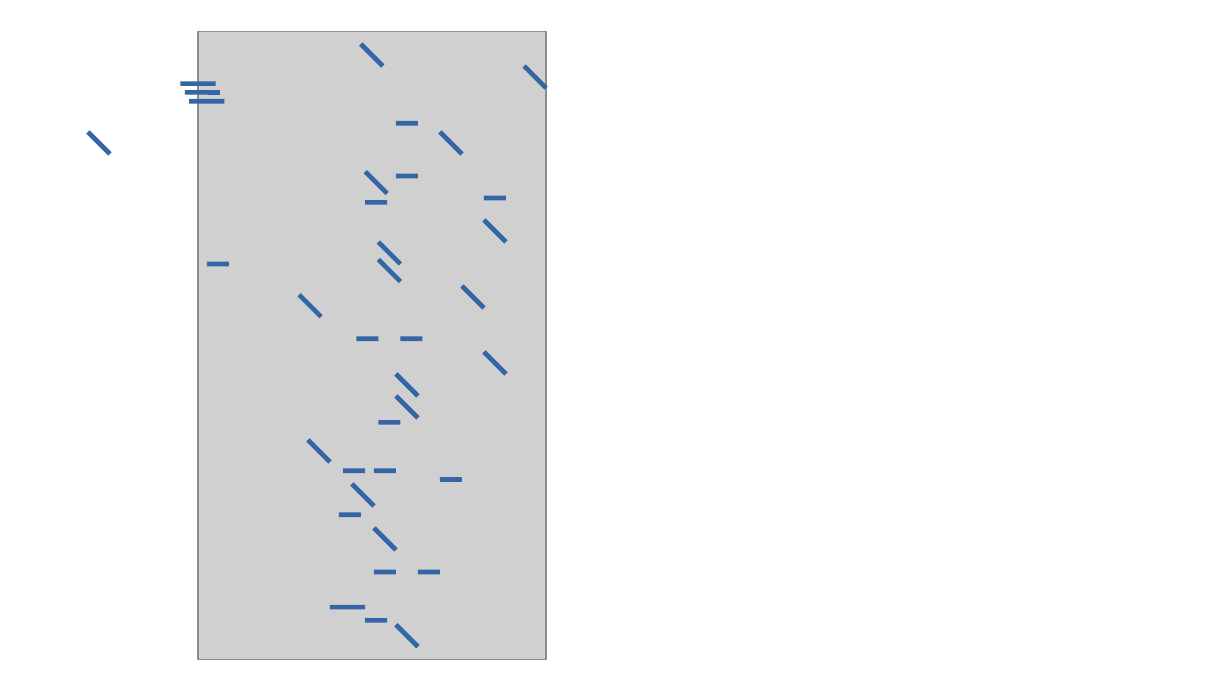
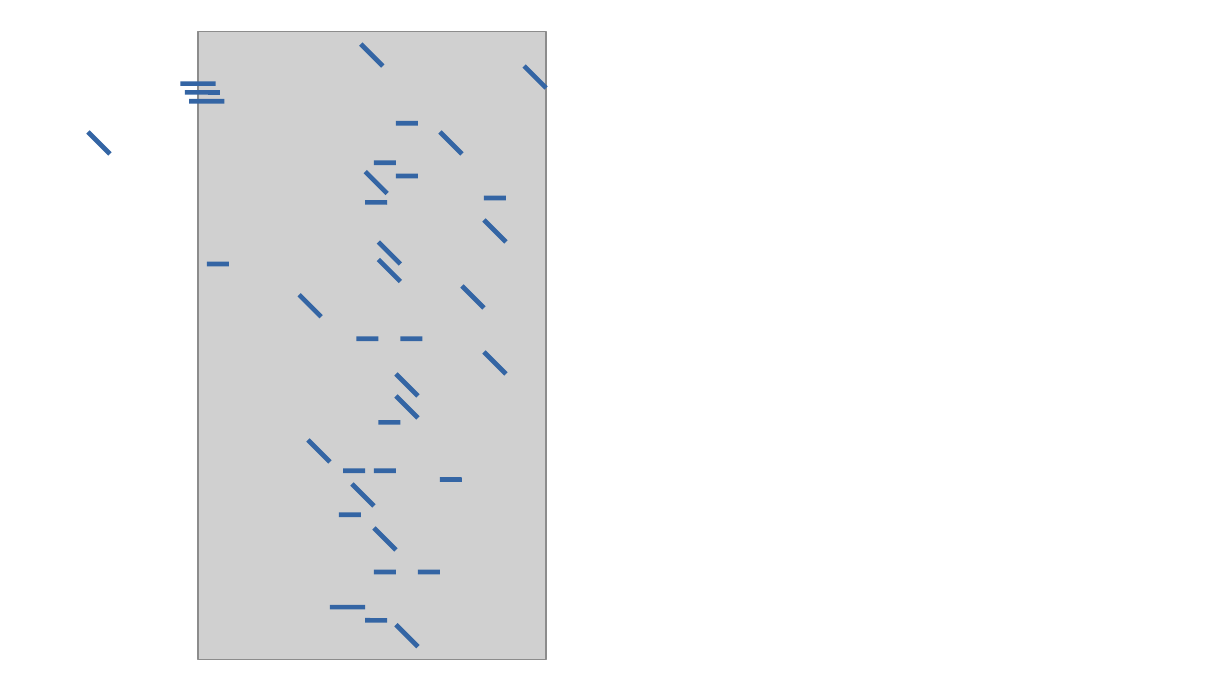
Before and after one commit to onouv/mes-tool-mock-srv, a slide deck: slide 1 of doc/domain/fsm4-check.odp. Drawn at 1232x693 pixels with LibreOffice and Linux fonts; fonts in the diff are those of the drawing; grey boxes stand for pictures. Boxes give left, top, right and bottom in pixels: in the first picture for what was removed or moved away, otherwise in the second. Text is boxed around its words. In the diff, an @@ line names an element or a change of style, - is before the commit and + after.

```diff
--- a/doc/domain/fsm4-check.odp
+++ b/doc/domain/fsm4-check.odp
@@ line added from (375, 163) to (396, 163), #3465A4 3 pt @@
```
Also in this commit, not shown: 3 other files.
